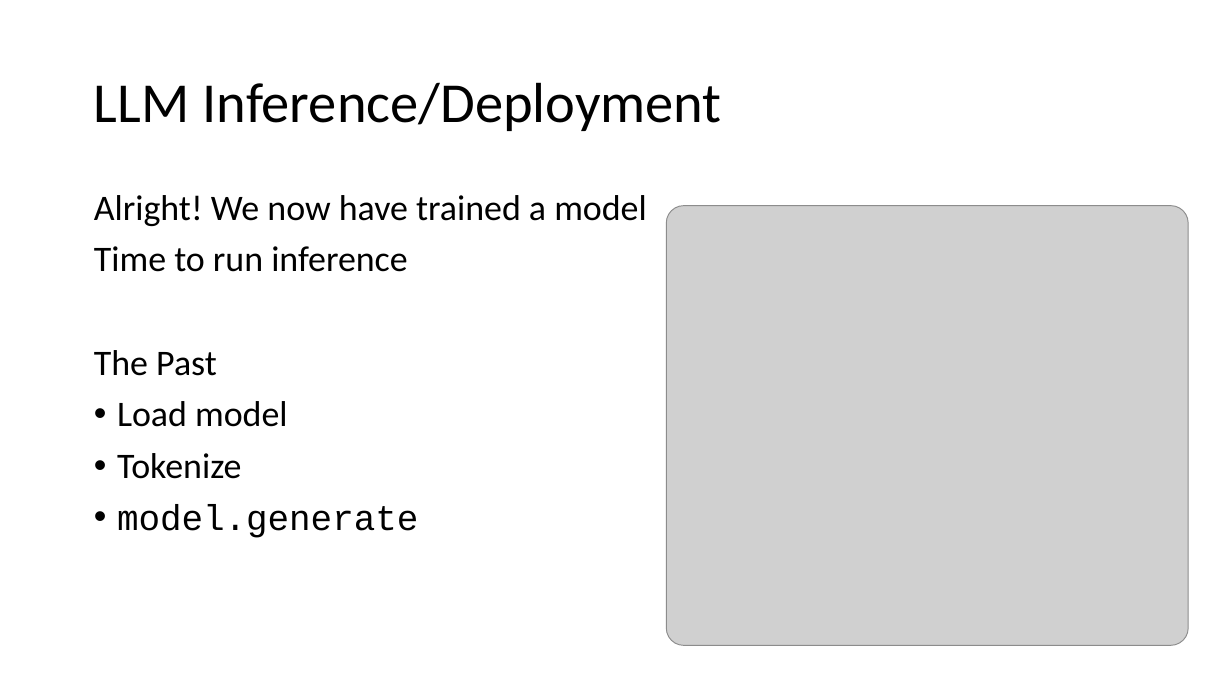
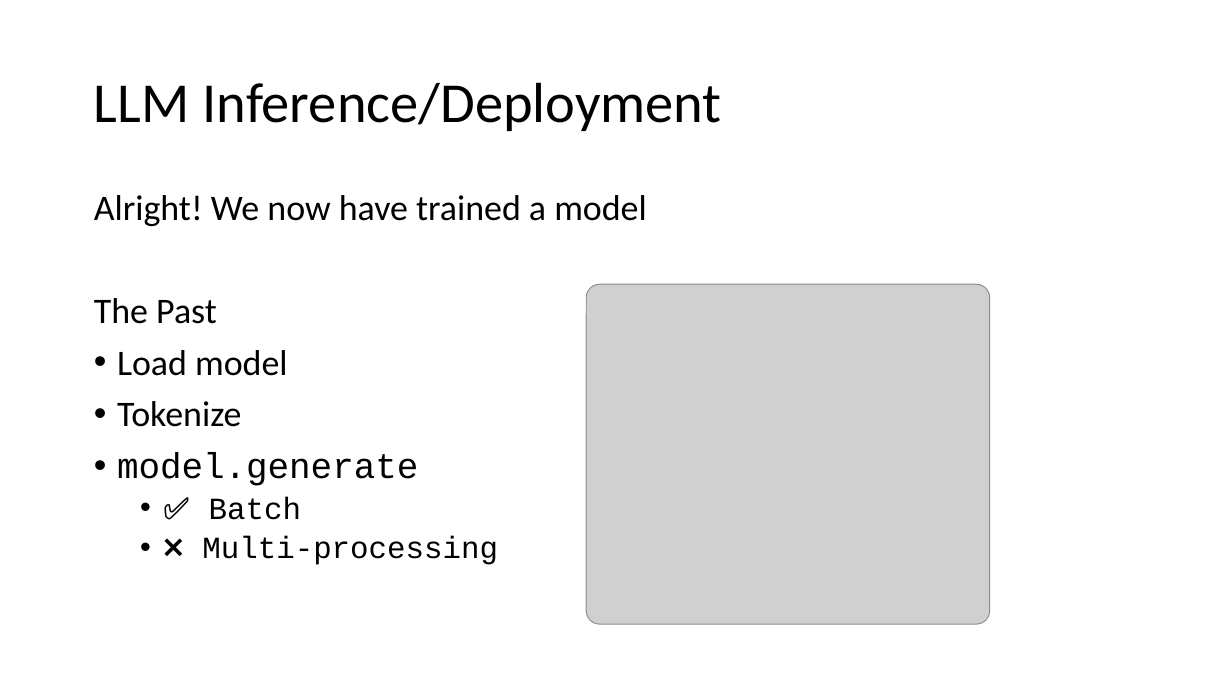
Before and after one commit to Chord-Chen-30/ShanghaiTech-NLP-Lecture-S26, a slide deck: slide 25 of llm_engineering.pptx (slide 24 before the commit). Drawn at 1232x693 pixels with LibreOffice and Linux fonts; fonts in the diff are those of the drawing; grey boxes stand for pictures. Boxes give left, top, right and bottom in pixels: in the first picture for what was removed or moved away, otherwise in the second. Text is boxed around its words. In the diff, an @@ line names an element or a change of style, - is before the commit and + after.

```diff
--- a/llm_engineering.pptx
+++ b/llm_engineering.pptx
@@ text at <box>94,246,408,272</box>: paragraph removed @@
-Time to run inference
@@ picture: place and size @@
-picture at <box>666,206,1189,646</box>
+picture at <box>586,285,990,625</box>
@@ text at <box>202,497,498,565</box>: paragraphs added @@
+  • ✅ Batch
+  • ❌ Multi-processing
```
Also in this commit, not shown: 17 other slides changed, 1 slide added.
